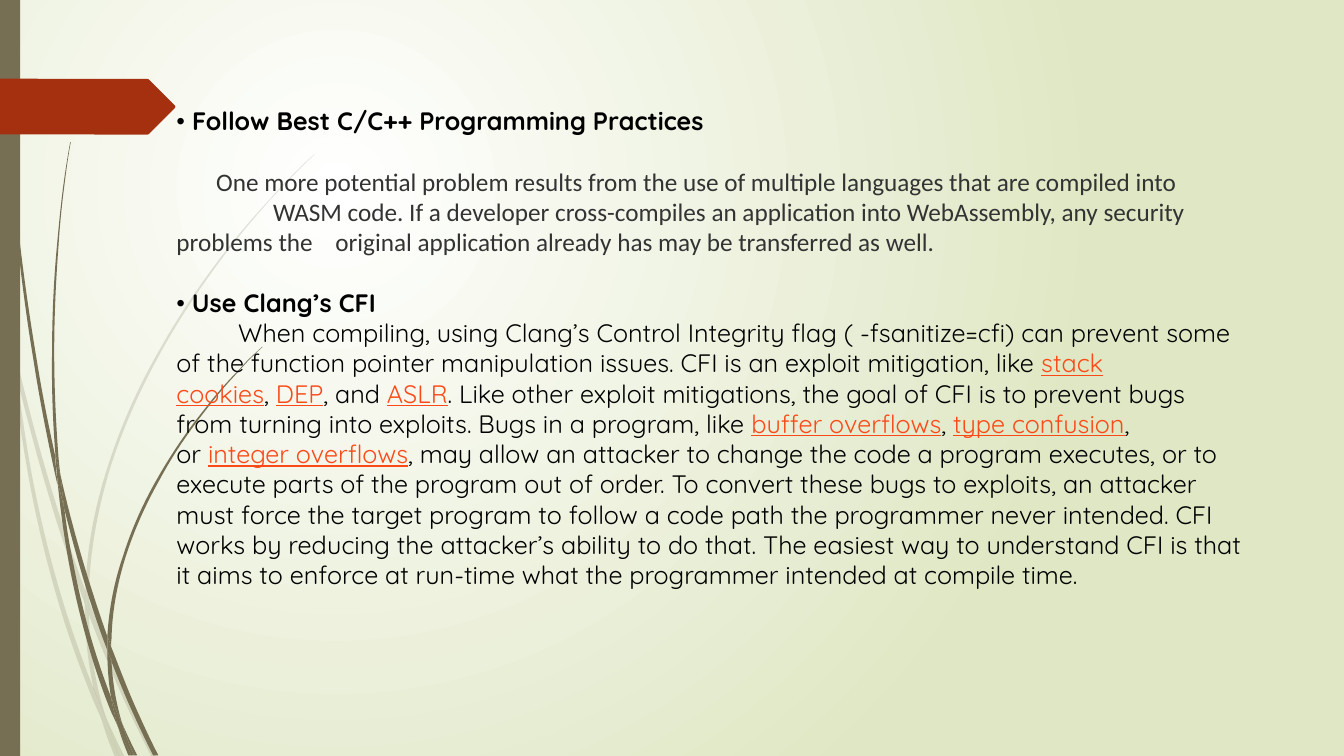
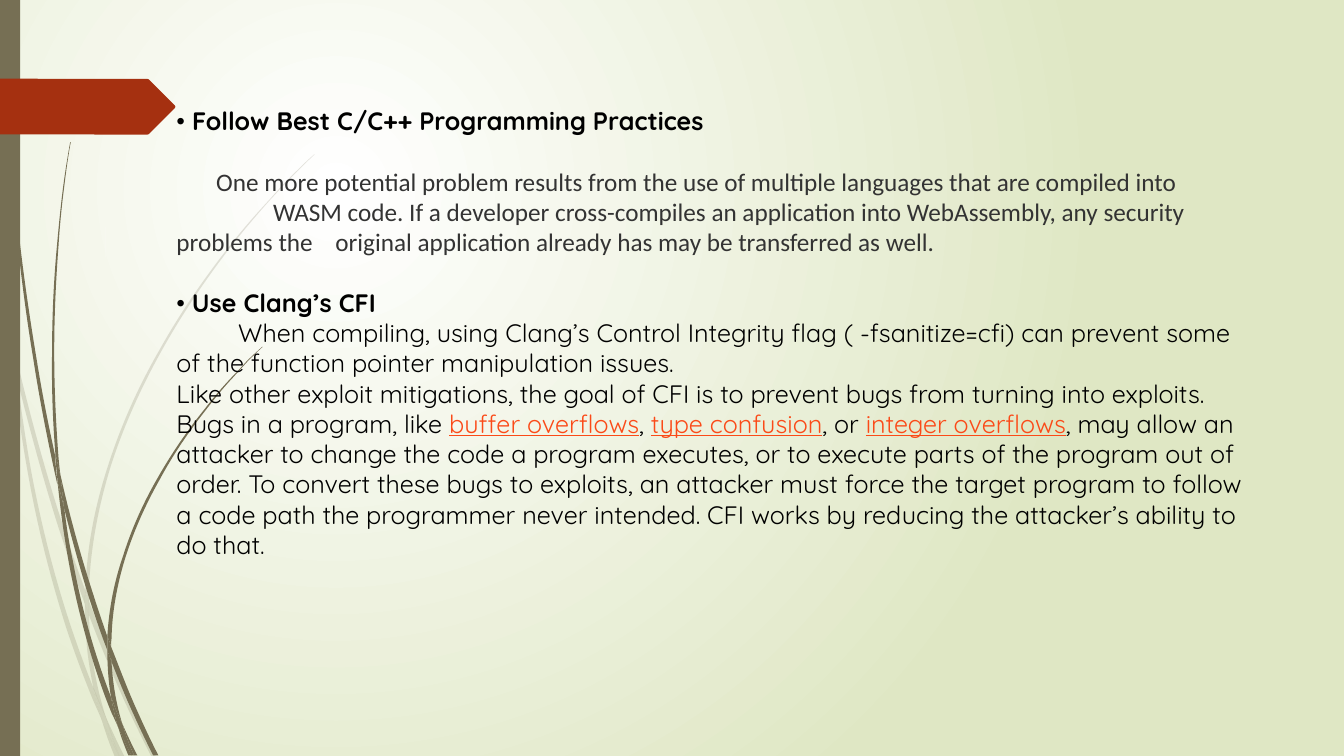
Before and after one commit to dhanushareddy988/journey, a slide deck: slide 24 of Security Vulnerabilities in WebAssembly.pptx (slide 19 before the commit). Drawn at 1344x756 pixels with LibreOffice and Linux fonts; fonts in the diff are those of the drawing. Boxes give left, top, right and bottom in pixels: in the first picture for what was removed or moved away, otherwise in the second. Text is boxed around its words. In the diff, an @@ line names an element or a change of style, - is before the commit and + after.

```diff
--- a/Security Vulnerabilities in WebAssembly.pptx
+++ b/Security Vulnerabilities in WebAssembly.pptx
@@ text at box(176, 316, 1242, 555): text changed @@
-When compiling, using Clang’s Control Integrity flag ( -fsanitize=cfi) can prevent some of the function pointer manipulation issues. CFI is an exploit mitigation, like stack cookies, DEP, and ASLR. Like other exploit mitigations, the goal of CFI is to prevent bugs from turning into exploits. Bugs in a program, like buffer overflows, type confusion, or integer overflows, may allow an attacker to change the code a program executes, or to execute parts of the program out of order. To convert these bugs to exploits, an attacker must force the target program to follow a code path the programmer never intended. CFI works by reducing the attacker’s ability to do that. The easiest way to understand CFI is that it aims to enforce at run-time what the programmer intended at compile time.
+When compiling, using Clang’s Control Integrity flag ( -fsanitize=cfi) can prevent some of the function pointer manipulation issues.
+Like other exploit mitigations, the goal of CFI is to prevent bugs from turning into exploits. Bugs in a program, like buffer overflows, type confusion, or integer overflows, may allow an attacker to change the code a program executes, or to execute parts of the program out of order. To convert these bugs to exploits, an attacker must force the target program to follow a code path the programmer never intended. CFI works by reducing the attacker’s ability to do that.
```
Also in this commit, not shown: 2 other slides changed, 5 slides added.
